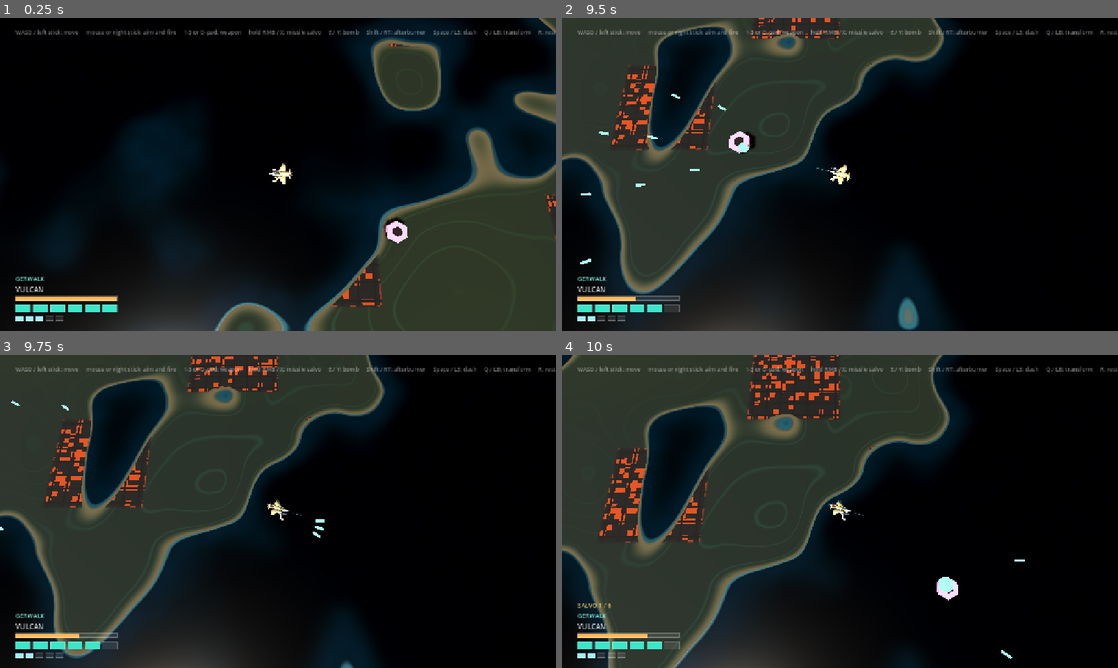
Above: before the commit, frames 1-4 (two rows, left to right).
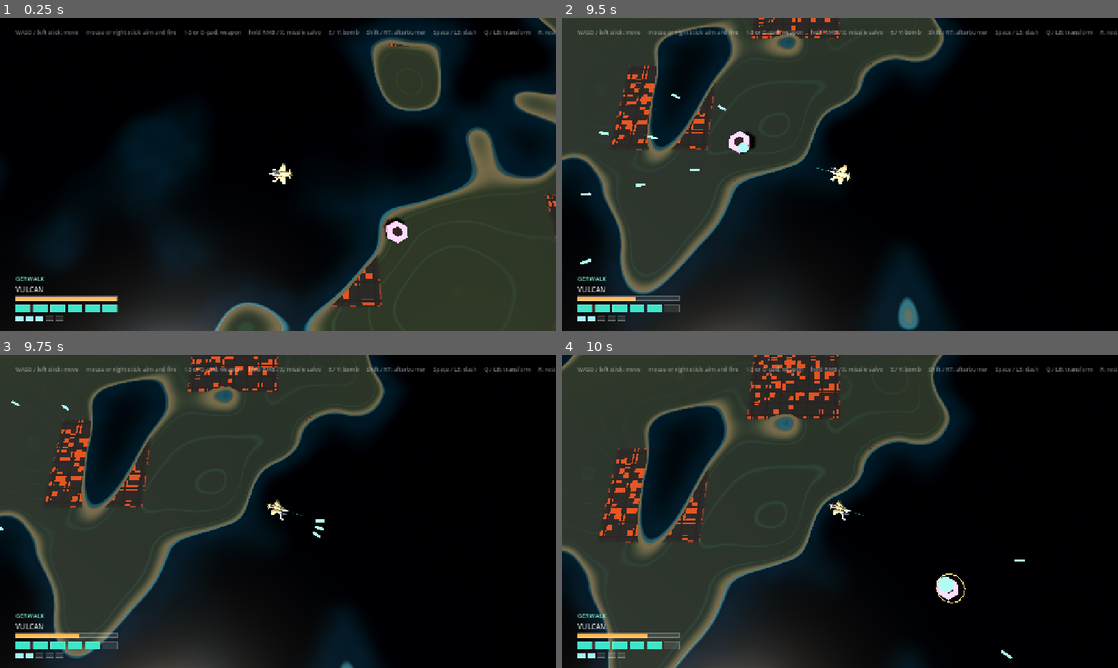
Above: after the commit, the same moments.

Repository: jlortegacares/gerwalk
Game: Godot game, scene res://tests/smoke_test.tscn
Same seed, same stepped clock (60 frames per second), same inputs: the game is played once before the commit and once after it. This scene is started directly instead of the project's main scene.
Inputs (mouse positions are in pixels of both pictures, inside the frame that each line leads up to):
- Up to frame 1 (0.25 s): no input
- Up to frame 2 (9.5 s): move the mouse to (962, 158) at 0.52 s; press the mouse at (962, 158) at 0.53 s; hold D (move_right) 0.53-1.25 s; right-click (962, 158) at 0.8 s; release the mouse at (962, 158) at 1.25 s; drag from (728, 190) to (812, 237) at 1.27 s; move the mouse to (895, 105) at 2.02 s; hold D (move_right) 2.03-2.75 s; hold Right mouse button (missile) 2.03-2.75 s; tap E (bomb) at 2.1 s; drag from (812, 237) to (673, 127) at 2.77 s; move the mouse to (1006, 221) at 3.52 s; hold A (move_left) 3.53-4.25 s; hold Right mouse button (missile) 3.53-4.25 s; tap Space (dash) at 3.6 s; drag from (673, 127) to (756, 96) at 4.27 s; move the mouse to (867, 174) at 5.02 s; hold S (move_down) 5.03-5.75 s; hold Right mouse button (missile) 5.03-5.75 s; click (867, 174) at 5.17 s; drag from (756, 96) to (728, 190) at 5.77 s; move the mouse to (962, 158) at 6.52 s; hold W (move_up) 6.53-7.25 s; hold Right mouse button (missile) 6.53-7.25 s; tap 1 (weapon_1) at 6.6 s; drag from (728, 190) to (812, 237) at 7.27 s; move the mouse to (895, 105) at 8.02 s; hold S (move_down) 8.03-8.75 s; hold Right mouse button (missile) 8.03-8.75 s; tap 3 (weapon_3) at 8.1 s; drag from (812, 237) to (673, 127) at 8.77 s
- Up to frame 3 (9.75 s): move the mouse to (444, 558) at 9.52 s; hold W (move_up) from 9.53 s (still down); hold Right mouse button (missile) from 9.53 s (still down); click (444, 558) at 9.67 s
- Up to frame 4 (10 s): keep holding W (move_up); keep holding Right mouse button (missile)

Frames 1-3 are identical in both runs. In frame 4, 0.1% of the frame differs, in the area x 2-73%, y 69-81%.
Error before the commit: Invalid type in function '_drop_reticle' in base 'Node3D (WeaponSystem)'. The Object-derived class of argument 1 (previously freed) is not a subclass of the ex…

Commit message:
fix: drop a dead radar mark without calling into it
A turret killed while the button was held left a freed reference in the mark
list. Handing it to _drop_reticle failed the Enemy parameter type check before
the body ran, so the cleanup loop aborted with the stale mark still in place:
the error repeated every frame of the hold and the rack never emptied after the
salvo. Both cleanups now walk the list backwards, drop a freed mark from the
list without calling into it, and only touch a reticle on a live enemy.

Covered by a new sub-test that kills one of two ringed contacts mid-hold, keeps
holding, and asserts the salvo still fires and the rack empties.

Diff:
--- a/entities/player/weapon_system.gd
+++ b/entities/player/weapon_system.gd
@@ -324,7 +324,13 @@
 func _sync_marks(pool: Array[Enemy]) -> void:
 	for index in range(_marked.size() - 1, -1, -1):
 		var marked: Enemy = _marked[index]
-		if is_instance_valid(marked) and pool.has(marked):
+		# A turret can die under its own ring. A freed mark is dropped from the
+		# list without a call: it took its reticle with it, and handing the freed
+		# reference to _drop_reticle fails the parameter type check.
+		if not is_instance_valid(marked):
+			_marked.remove_at(index)
+			continue
+		if pool.has(marked):
 			continue
 		_drop_reticle(marked)
 		_marked.remove_at(index)
@@ -397,10 +403,15 @@
 
 ## Empties the rack and its marks. Called on release, on cooldown and on an empty
 ## radar, so there is never a loaded salvo waiting for a second press.
+##
+## This runs every frame of a cooldown, so it cannot assume its marks are alive: a
+## turret killed under its ring is dropped without a call and the rack still empties.
 func _discharge() -> void:
-	for enemy in _marked:
-		_drop_reticle(enemy)
-	_marked.clear()
+	for index in range(_marked.size() - 1, -1, -1):
+		var enemy: Enemy = _marked[index]
+		if is_instance_valid(enemy):
+			_drop_reticle(enemy)
+		_marked.remove_at(index)
 	_salvo_timer = 0.0
 	if _salvo == 0:
 		return
--- a/tests/smoke_test.gd
+++ b/tests/smoke_test.gd
@@ -878,6 +878,7 @@
 	await _test_missile_load(weapons)
 	await _test_missile_growth(weapons)
 	await _test_missile_spread(weapons)
+	await _test_missile_dead_contact(weapons)
 	await _test_missile_radar_cone(weapons)
 	await _test_missile_cap(weapons)
 	await _test_missile_tap(weapons)
@@ -1015,6 +1016,49 @@
 		counts[0] == 1 and counts[1] == 2,
 		"three missiles over two contacts split 2/1 (%s)" % str(counts)
 	)
+	_clear_projectiles()
+
+
+## A contact can die while it is ringed. Its mark has to leave with it without
+## taking the rack with it: the salvo still fires at whatever is left.
+func _test_missile_dead_contact(weapons: WeaponSystem) -> void:
+	_clear_projectiles()
+	_clear_enemies()
+	await _wait_frames(30)
+
+	var aim: Vector3 = _aim()
+	var doomed: Enemy = _spawn_enemy(_player.global_position + aim * 14.0)
+	var survivor: Enemy = _spawn_enemy(_player.global_position + aim * 26.0)
+	_check(survivor != null, "spawned two contacts, one of them doomed")
+	if doomed == null or survivor == null:
+		return
+	await _wait_frames(2)
+
+	Input.action_press(&"missile")
+	await _wait_frames(20)
+	_check(weapons.salvo_count() == 1, "the first missile loads against two contacts")
+
+	doomed.take_damage(99)
+	await _wait_frames(3)
+	_check(
+		get_tree().get_nodes_in_group(&"lock_reticle").size() == 1,
+		"a dead contact takes its ring with it"
+	)
+	await _wait_frames(20)
+	_check(
+		weapons.salvo_count() == 2,
+		"the load keeps growing after a contact dies (loaded %d)" % weapons.salvo_count()
+	)
+
+	Input.action_release(&"missile")
+	await _wait_frames(2)
+
+	var flight: Array[Projectile] = _player_projectiles()
+	_check(
+		flight.size() == 2,
+		"the salvo still fires after a contact dies (got %d)" % flight.size()
+	)
+	_check(weapons.salvo_count() == 0, "the rack empties when a mark died mid-hold")
 	_clear_projectiles()
 
 
Not shown, changed: odd/tasks/missile-radar.md
